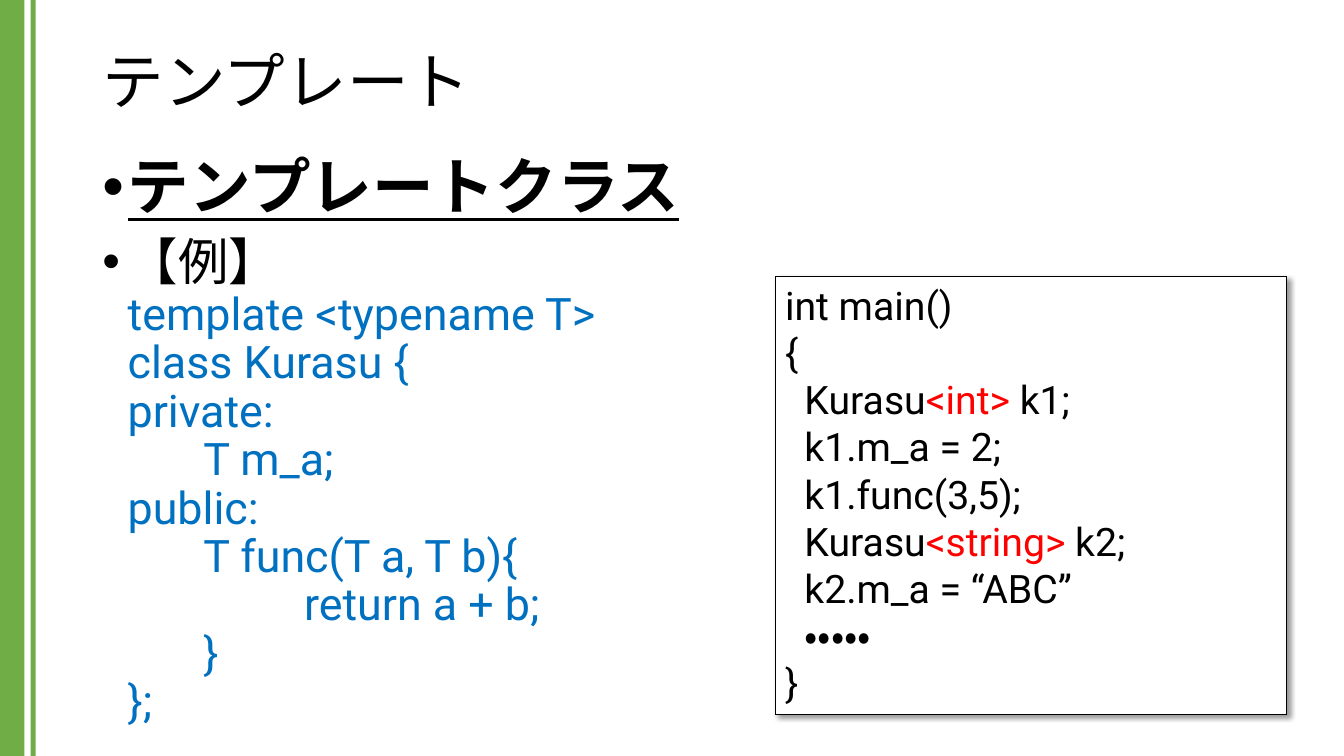
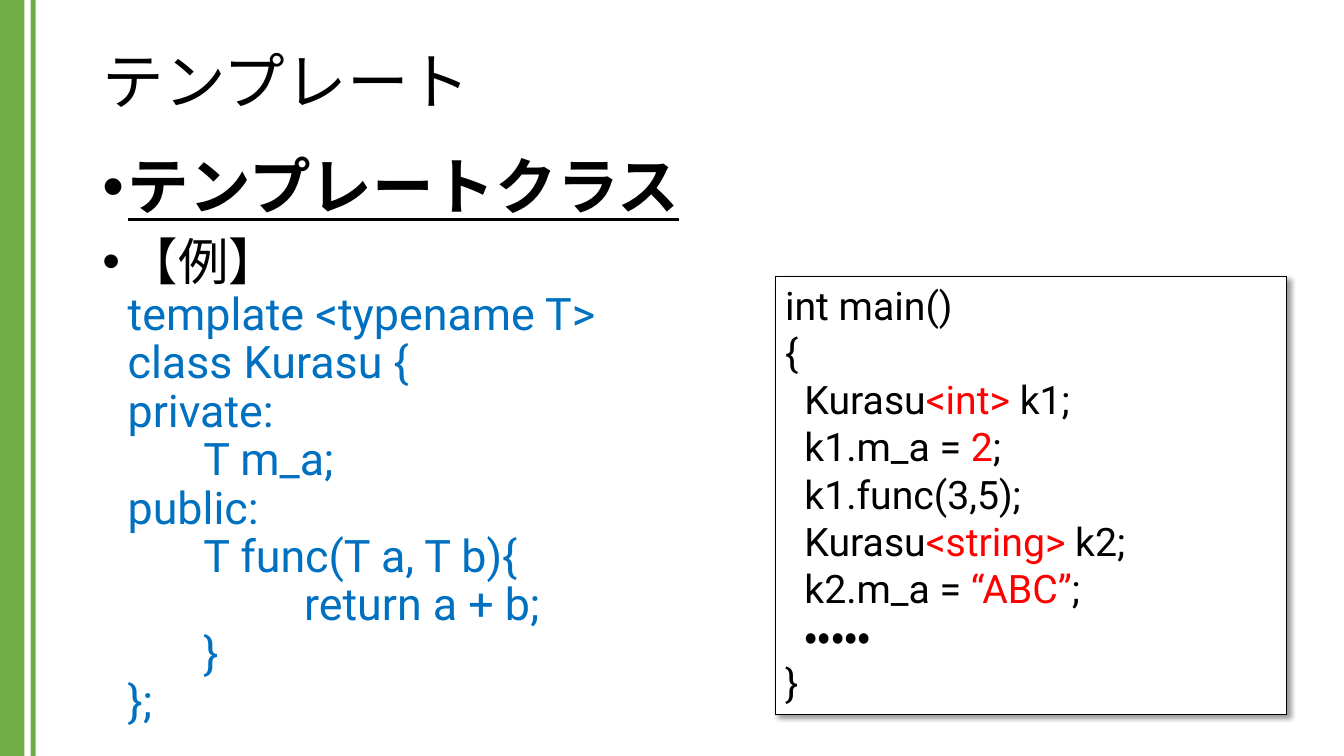
Before and after one commit to kic-murata/cpp2024, a slide deck: slide 10 of 授業資料/講義資料：テンプレート.pptx. Drawn at 1344x756 pixels with LibreOffice and Linux fonts; fonts in the diff are those of the drawing. Boxes give left, top, right and bottom in pixels: in the first picture for what was removed or moved away, otherwise in the second. Text is boxed around its words. In the diff, an @@ line names an element or a change of style, - is before the commit and + after.

```diff
--- a/授業資料/講義資料：テンプレート.pptx
+++ b/授業資料/講義資料：テンプレート.pptx
@@ text in rectangle at (804,431,1001,467): text colour #000000 to #FF0000 in "2;" @@
@@ text in rectangle at (804,526,1125,644): text changed @@
-Kurasu<string> k2;
-k2.m_a = “ABC”
-・・・・・
+Kurasu<string> k2;
+k2.m_a = “ABC”;
+・・・・・
```
Also in this commit, not shown: 4 other files.
